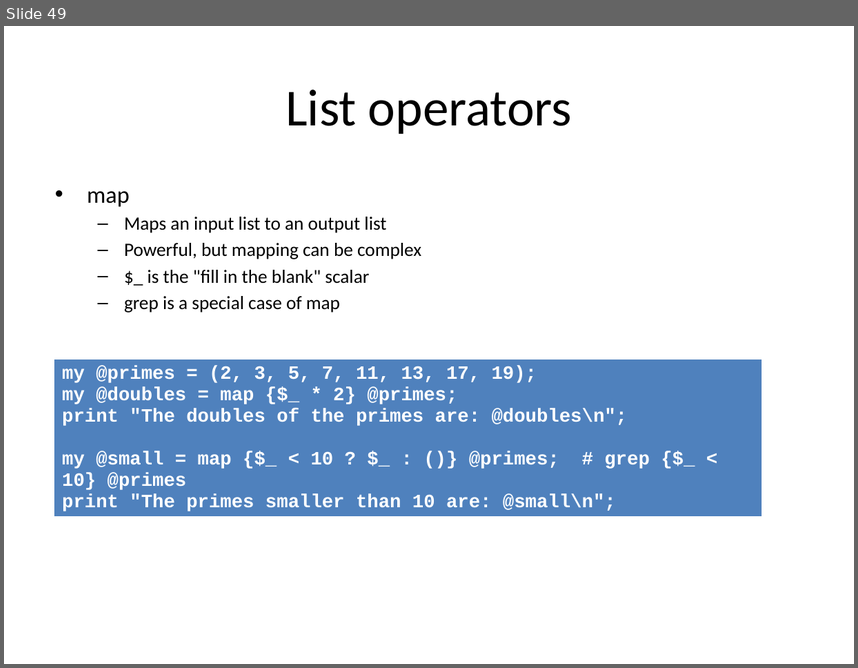
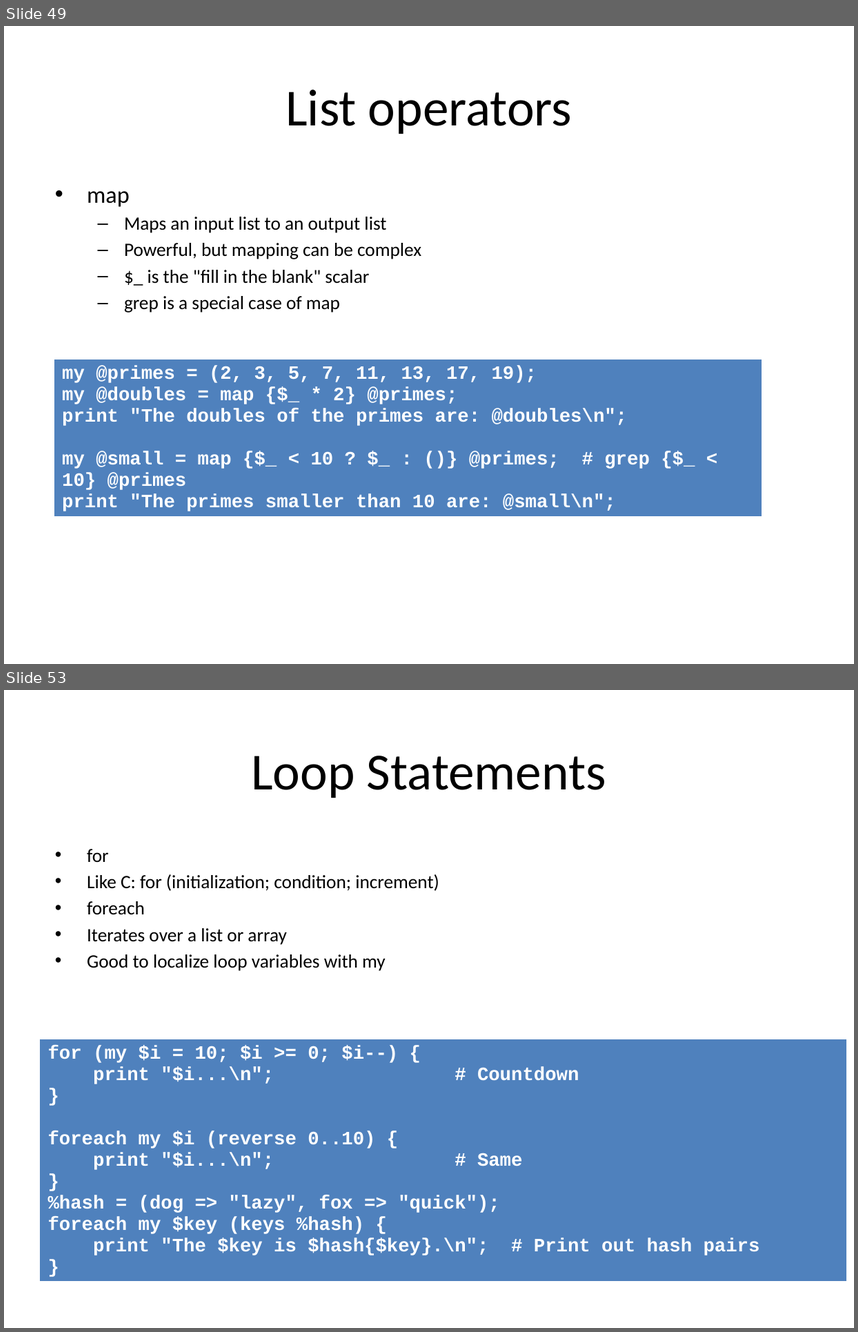
Before and after one commit to redmage123/perl-programming-introduction, a slide deck: docs/Introduction to Perl.pptx. Shown one above the other, each under a label of ours: slide 49 before the commit, slides 49 and 53 after it; the slides between them are not shown. The pictures are 858x668 and 858x1332 pixels, drawn with LibreOffice and Linux fonts; fonts in the diff are those of the drawing. Boxes give left, top, right and bottom in pixels: in the first picture for what was removed or moved away, otherwise in the second. Text is boxed around its words. In the diff, an @@ line names an element or a change of style, - is before the commit and + after.

```diff
--- a/docs/Introduction to Perl.pptx
+++ b/docs/Introduction to Perl.pptx
@@ slide 53 added at (4, 690, 854, 1328), background #FFFFFF @@
@@ title added at (251, 756, 606, 798), 44 pt, text #000000 @@
+Loop Statements
@@ text added at (87, 849, 439, 971), 16 pt, text #000000 @@
+• for
+• Like C: for (initialization; condition; increment)
+• foreach
+• Iterates over a list or array
+• Good to localize loop variables with my
@@ table added at (40, 1038, 847, 1296), 1 rows, 1 columns @@
+for (my $i = 10; $i >= 0; $i--) { / print "$i...\n"; # Countdown / } / foreach my $i (reverse 0..10) { / print "$i...\n"; # Same / } / %hash = (dog => "lazy", fox => "quick"); / foreach my $key (keys %hash) { / print "The $key is $hash{$key}.\n"; # Print out hash pairs / }
```
Also in this commit, not shown: 28 other slides added, 1 other file.
